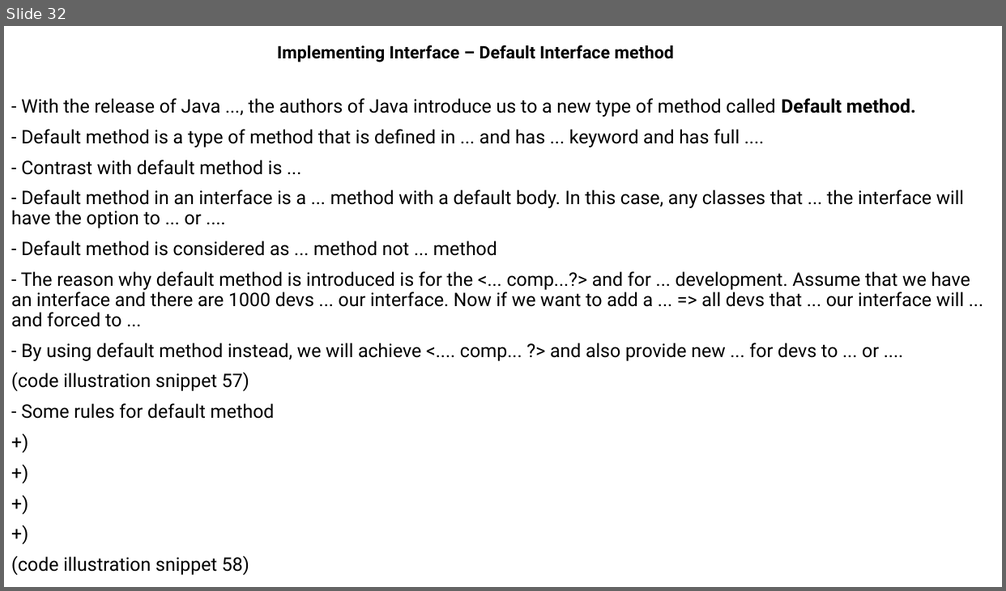
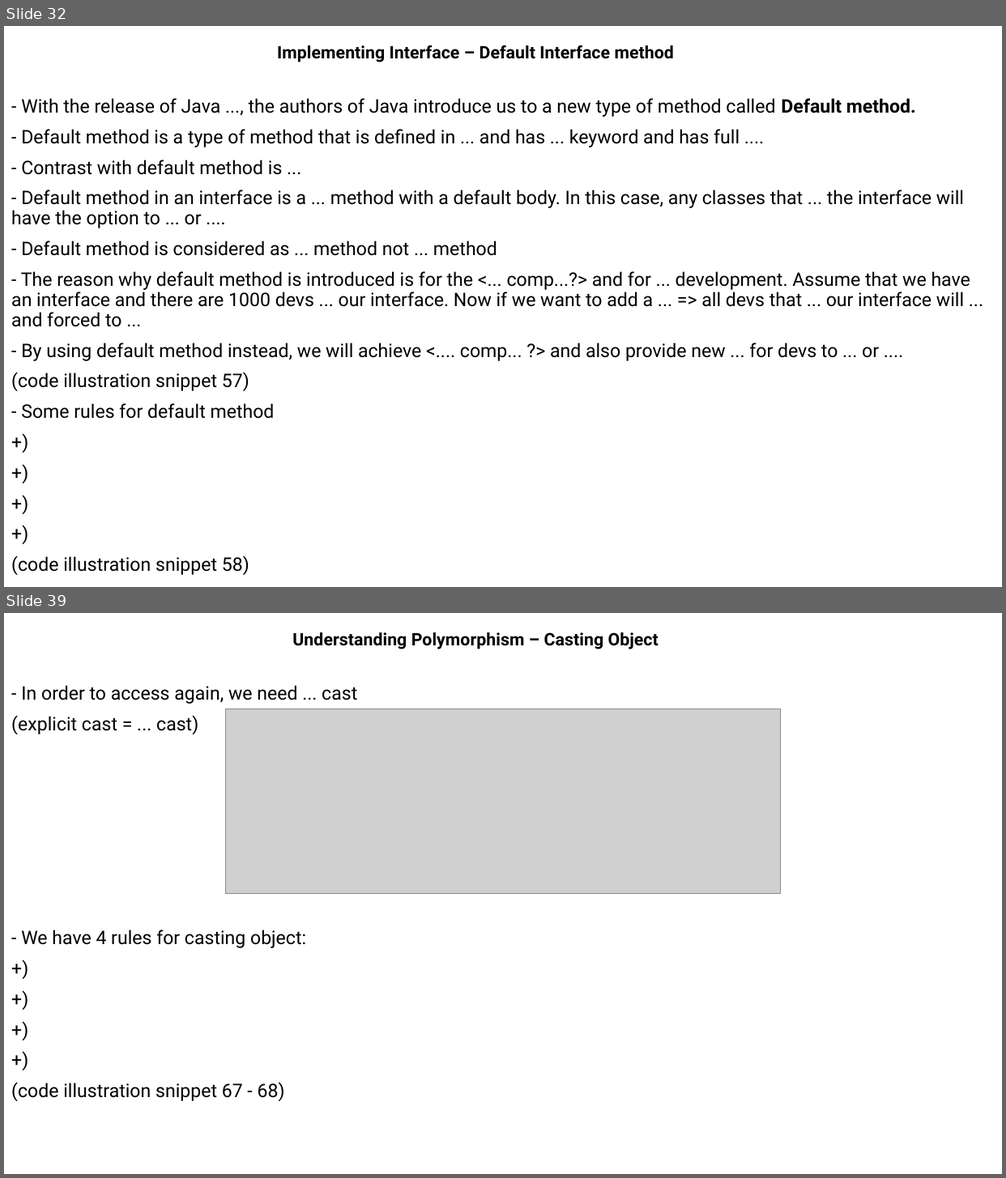
Before and after one commit to MaiDinhVinh/CS-Java, a slide deck: self-study resources/J8SE1/Chapter 5 - Class Design.pptx. Shown one above the other, each under a label of ours: slide 32 before the commit, slides 32 and 39 after it; the slides between them are not shown. The pictures are 1006x591 and 1006x1178 pixels, drawn with LibreOffice and Linux fonts; fonts in the diff are those of the drawing; grey boxes stand for pictures. Boxes give left, top, right and bottom in pixels: in the first picture for what was removed or moved away, otherwise in the second. Text is boxed around its words. In the diff, an @@ line names an element or a change of style, - is before the commit and + after.

```diff
--- a/self-study resources/J8SE1/Chapter 5 - Class Design.pptx
+++ b/self-study resources/J8SE1/Chapter 5 - Class Design.pptx
@@ slide 39 added at bbox=[4, 613, 1002, 1174], background #FFFFFF @@
@@ subtitle added at bbox=[292, 632, 658, 649], 16.6 pt, text #000000, bold @@
+Understanding Polymorphism – Casting Object
@@ text added at bbox=[11, 685, 357, 1101], 18 pt, text #000000 @@
+- In order to access again, we need ... cast
+(explicit cast = ... cast)
+- We have 4 rules for casting object:
++)
++)
++)
++)
+(code illustration snippet 67 - 68)
@@ picture added at bbox=[226, 709, 781, 894] @@
```
Also in this commit, not shown: 9 other slides added, 26 other files.
